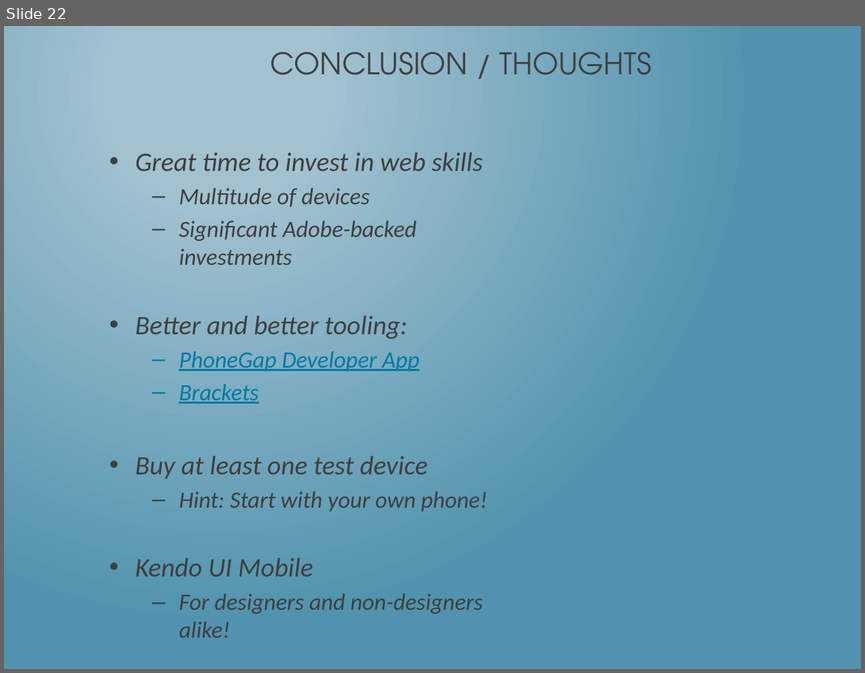
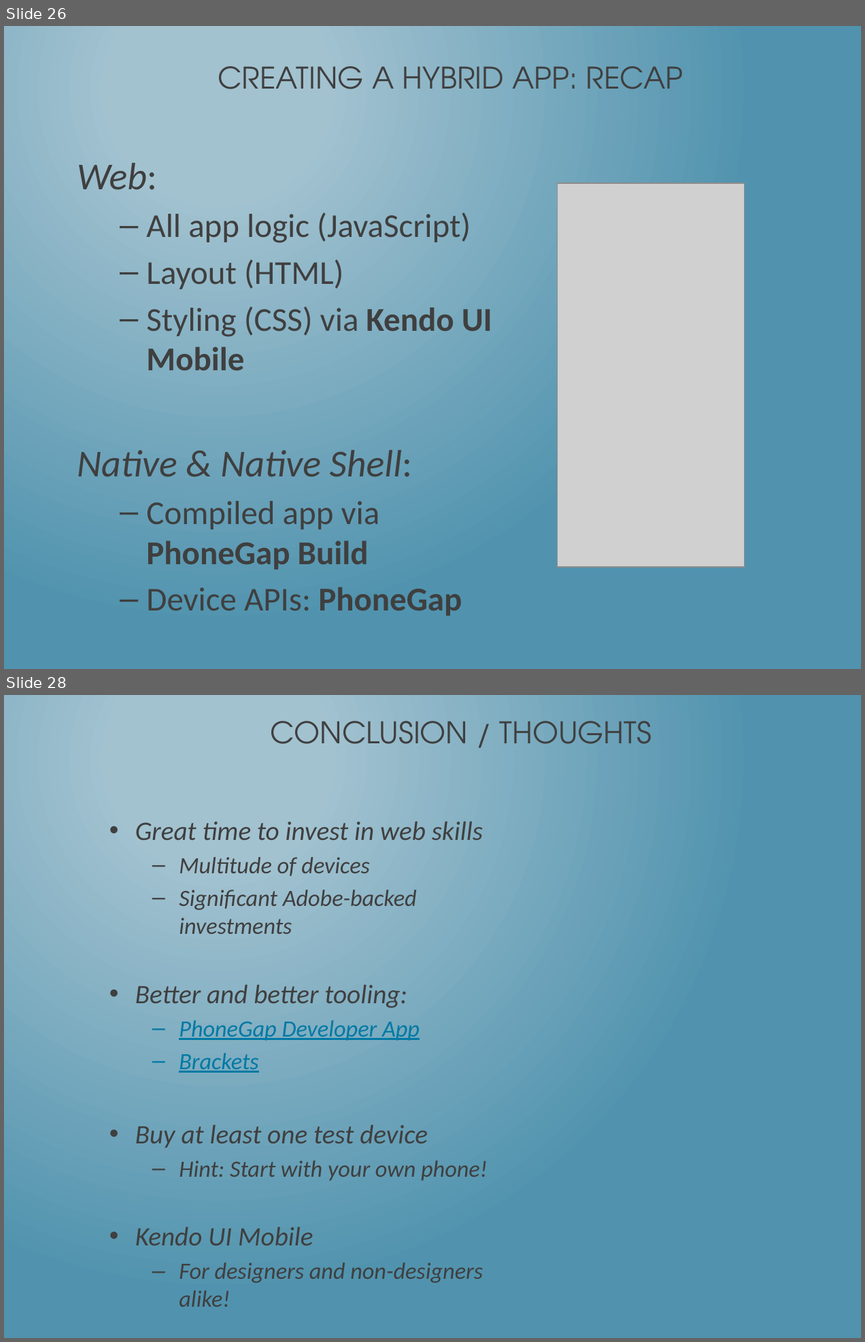
Before and after one commit to dotNetkow/Presentations, a slide deck: That Conference 2014/Building PhoneGap Mobile App w KendoUI.pptx. Shown one above the other, each under a label of ours: slide 22 before the commit, slides 26 and 28 after it; the slides between them are not shown. The pictures are 865x673 and 865x1342 pixels, drawn with LibreOffice and Linux fonts; fonts in the diff are those of the drawing; grey boxes stand for pictures. Boxes give left, top, right and bottom in pixels: in the first picture for what was removed or moved away, otherwise in the second. Text is boxed around its words. In the diff, an @@ line names an element or a change of style, - is before the commit and + after.

```diff
--- a/That Conference 2014/Building PhoneGap Mobile App w KendoUI.pptx
+++ b/That Conference 2014/Building PhoneGap Mobile App w KendoUI.pptx
@@ slide 26 added at <box>4,26,861,669</box>, background gradient #A3C3D1 to #5194AF @@
@@ title added at <box>218,66,683,89</box>, 25 pt, text #3F3F3F @@
+CREATING A HYBRID APP: RECAP
@@ text added at <box>77,163,492,616</box>, 28 pt, text #3F3F3F @@
+Web:
+  – All app logic (JavaScript)
+  – Layout (HTML)
+  – Styling (CSS) via Kendo UI Mobile
+Native & Native Shell:
+  – Compiled app via PhoneGap Build
+  – Device APIs: PhoneGap
@@ picture added at <box>557,183,745,567</box> @@
@@ what was slide 22 is now slide 28 @@
```
Also in this commit, not shown: 7 slides changed, 5 other slides added.
